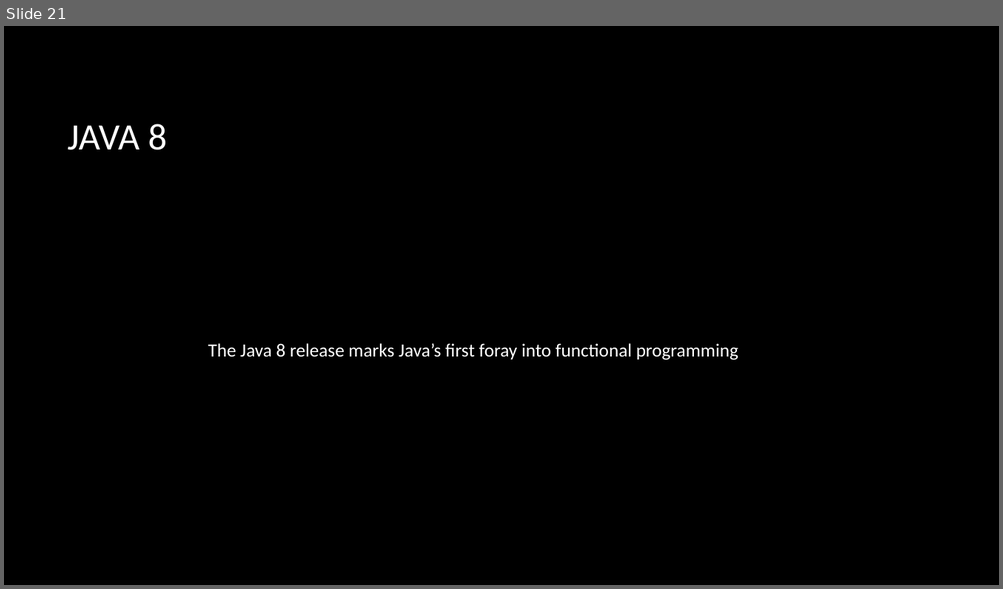
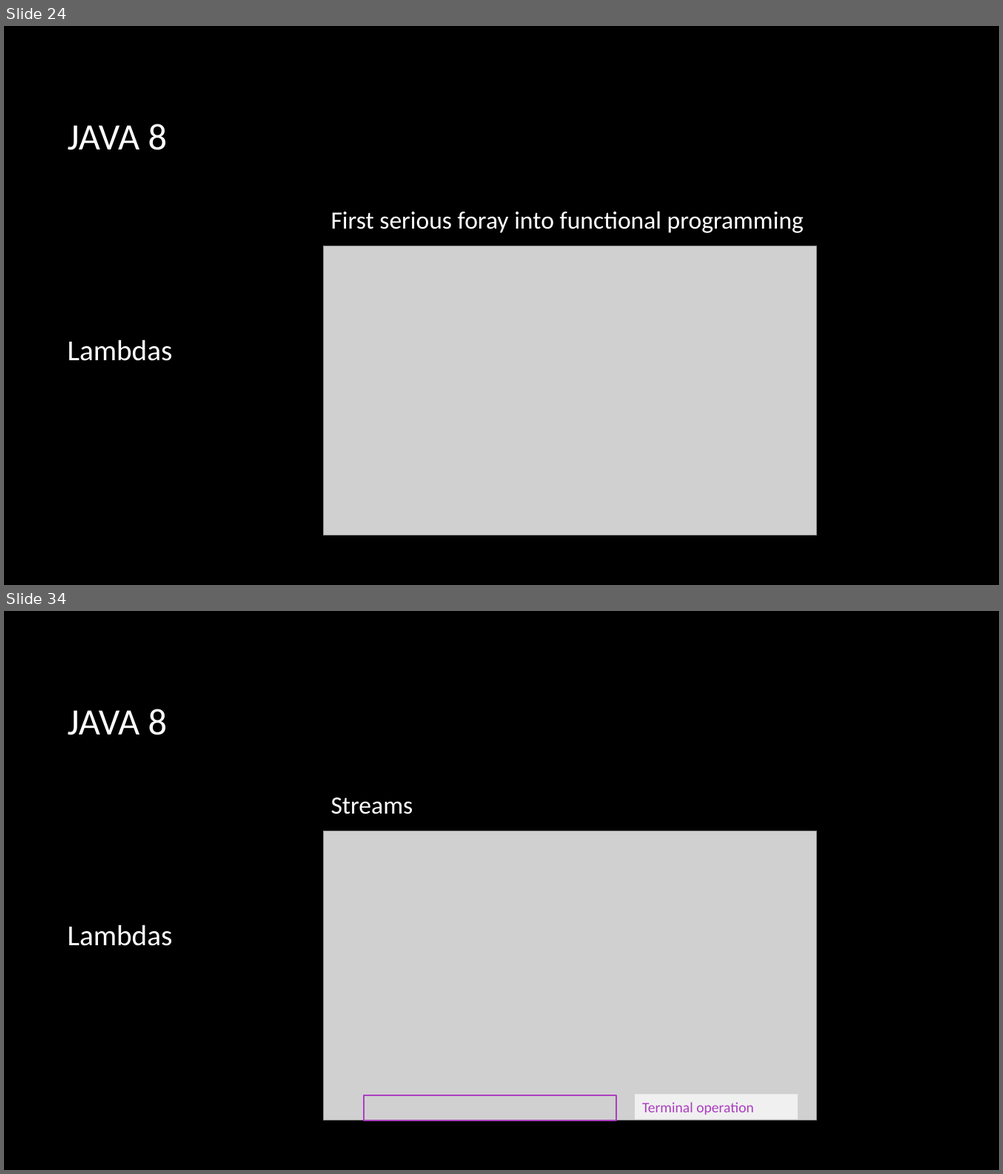
Before and after one commit to macdaddyaz/modern-java, a slide deck: Java 7 and 8.pptx. Shown one above the other, each under a label of ours: slide 21 before the commit, slides 24 and 34 after it; the slides between them are not shown. The pictures are 1003x589 and 1003x1174 pixels, drawn with LibreOffice and Linux fonts; fonts in the diff are those of the drawing; grey boxes stand for pictures; background and template pictures are left out. Boxes give left, top, right and bottom in pixels: in the first picture for what was removed or moved away, otherwise in the second. Text is boxed around its words. In the diff, an @@ line names an element or a change of style, - is before the commit and + after.

Commit message:
Presentation: Java 8, Epilogue
Finished presentation content, tightened up the visuals, and added
effects.

```diff
--- a/Java 7 and 8.pptx
+++ b/Java 7 and 8.pptx
@@ slide 34 added at box(4, 611, 999, 1170), background picture (left out) @@
@@ title added at box(68, 709, 168, 735), 36 pt, text #FFFFFF @@
+JAVA 8
@@ text added at box(331, 797, 413, 815), 24 pt, text #FFFFFF @@
+Streams
@@ picture added at box(324, 831, 816, 1121) @@
@@ text added at box(68, 925, 173, 946), 28 pt, text #FFFFFF @@
+Lambdas
@@ rectangle added at box(364, 1096, 617, 1121), outline #AC3EC1 1.5 pt @@
@@ rectangle added at box(634, 1094, 797, 1120), fill #FFFFFF at 70% opacity, 14 pt, text #AC3EC1 @@
+Terminal operation
@@ what was slide 21 is now slide 24 @@
@@ slide 24 changed as well @@
@@ text "First serious foray into functional ..." at box(331, 211, 803, 233): vertical alignment middle to top @@
@@ text at box(331, 211, 803, 233): text changed; size 18 to 24 pt @@
-The Java 8 release marks Java’s first foray into functional programming
+First serious foray into functional programming
@@ picture added at box(324, 246, 816, 536) @@
@@ text added at box(68, 340, 173, 361), 28 pt, text #FFFFFF @@
+Lambdas
```
Also in this commit, not shown: 1 other slide changed, 31 other slides added, 1 slide removed.
